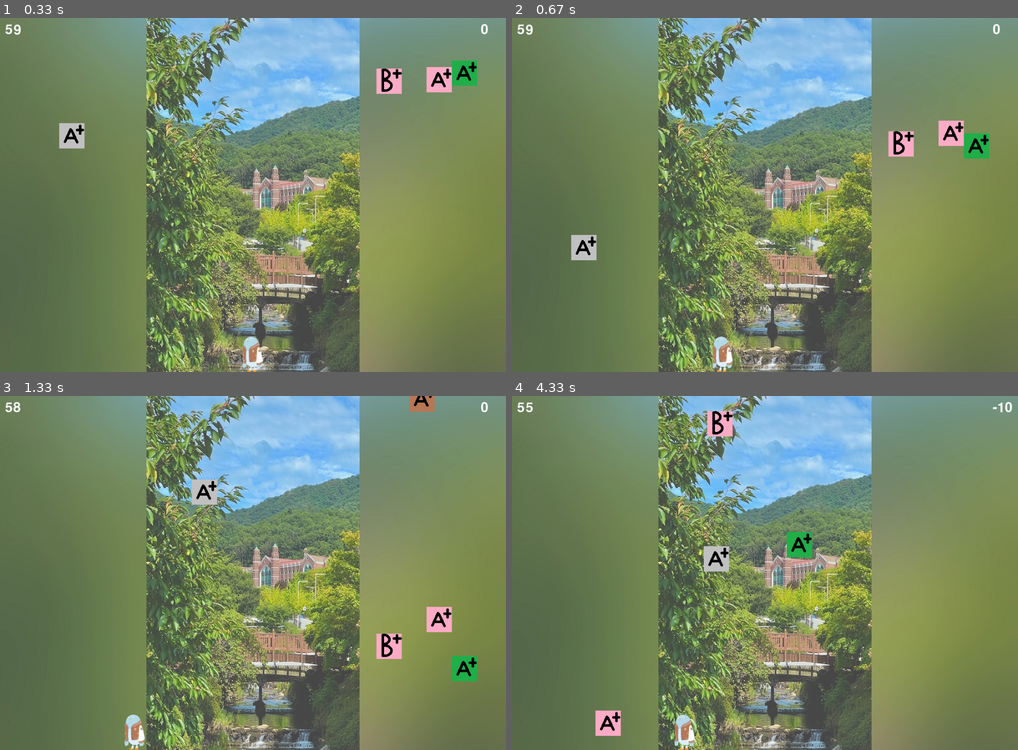
Above: before the commit, frames 1-4 (two rows, left to right).
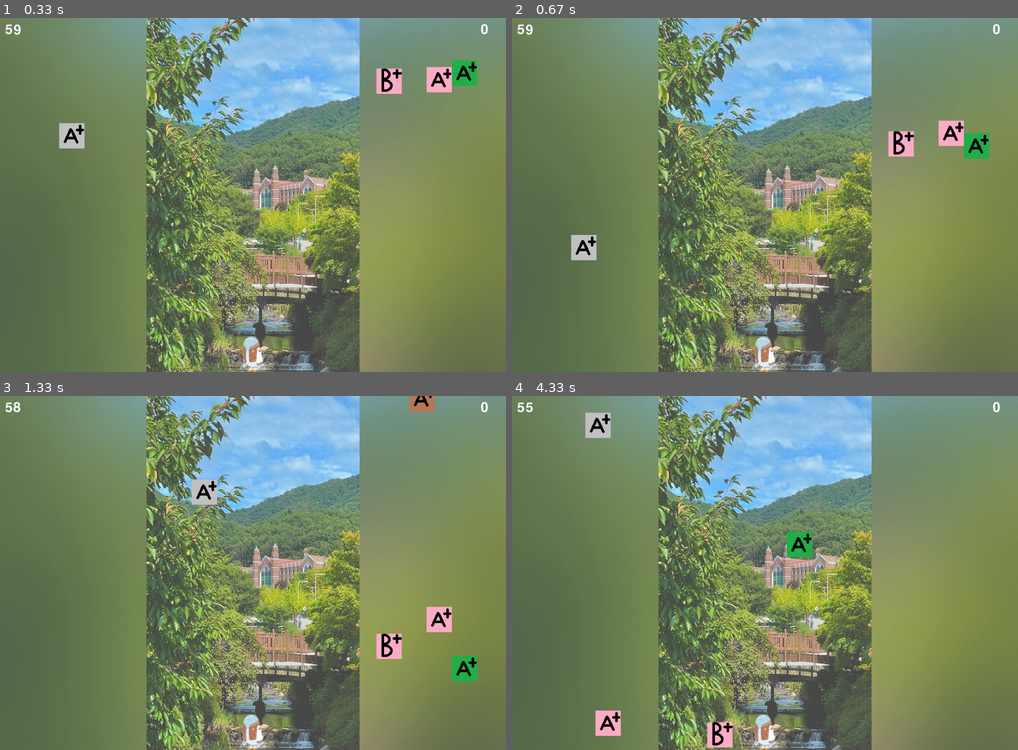
Above: after the commit, the same moments.

Repository: Burna0912/team_project
Game: pygame game, started from workspace/boo_pygame.py
Same seed, same stepped clock (60 frames per second), same inputs: the game is played once before the commit and once after it.
Inputs:
- Up to frame 1 (0.33 s): no input
- Up to frame 2 (0.67 s): hold Left from 0.33 s (still down)
- Up to frame 3 (1.33 s): release Left at 0.87 s; hold Left 0.9-1.3 s
- Up to frame 4 (4.33 s): hold Right 1.33-1.97 s; hold Left 2-2.47 s; hold Right 2.5-2.97 s; hold Right 3-3.47 s; hold Left 3.5-4.03 s; hold Left from 4.07 s (still down)

Frame 1 is identical in both runs. In frame 2, 0.6% of the frame differs, in the area x 39-52%, y 90-100%; in frame 3, 0.6%; in frame 4, 2.1%, in the area x 14-99%, y 1-100%.

Commit message:
moved file

Diff:
--- a/workspace/boo_pygame.py
+++ b/workspace/boo_pygame.py
@@ -1,9 +1,28 @@
 import pygame
 import random
 
-#branch : test
+def game_start():
+    keyC = False
+    GameStart_screen = pygame.image.load("./../resource/images/game_over.png")
+    screen.blit(GameStart_screen,(0,0))
+
+    pygame.display.update()
+
+    for event in pygame.event.get():
+        if event.type == pygame.QUIT:
+            pygame.quit()
+            exit()
+        elif event.type == pygame.KEYDOWN:
+            if event.key == pygame.K_c:
+                keyC = True
+        elif event.type == pygame.KEYUP:
+            if event.key == pygame.K_c:
+                keyC = False
+    if keyC:
+        return
 
 pygame.init()
+
 
 # 화면 크기 설정
 screen_width = 1000 # 가로 크기
@@ -102,6 +121,8 @@
 
     timer = game_font.render(str(int(total_time - elapsed_time)), True, (255, 255, 255))
     get_point = game_font.render(str(int(score)), True, (255, 255, 255))
+
+    game_start()
 
     for event in pygame.event.get():
         if event.type == pygame.QUIT:
Binary file removed: game_over.png
Binary file changed: resource/images/game_over.png
